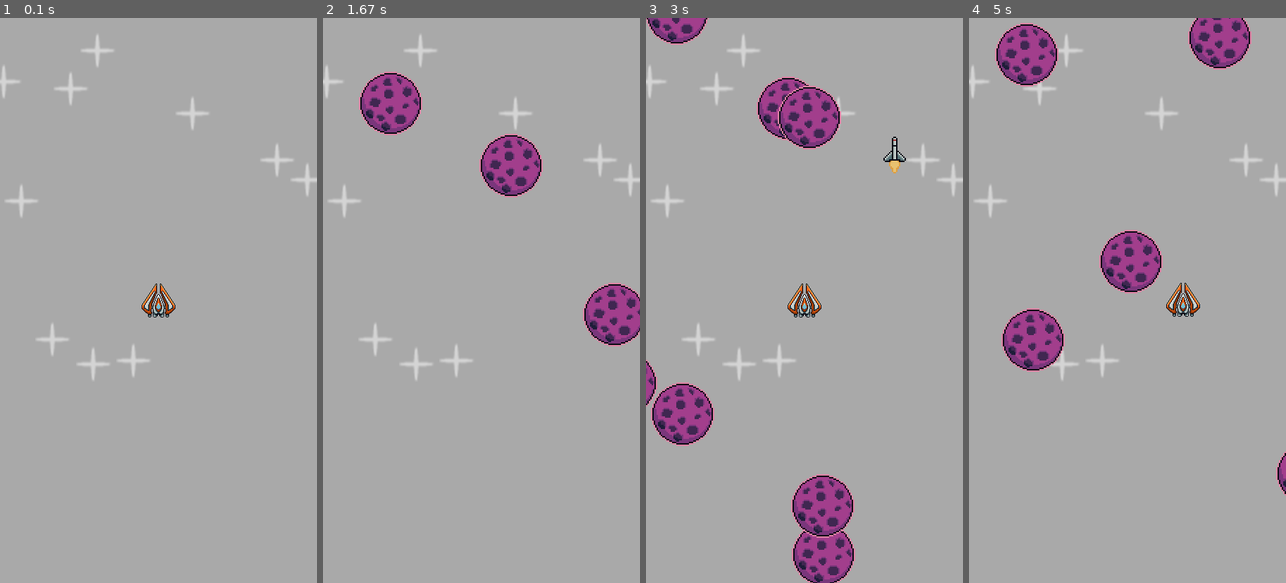
Above: before the commit, frames 1-4 (left to right).
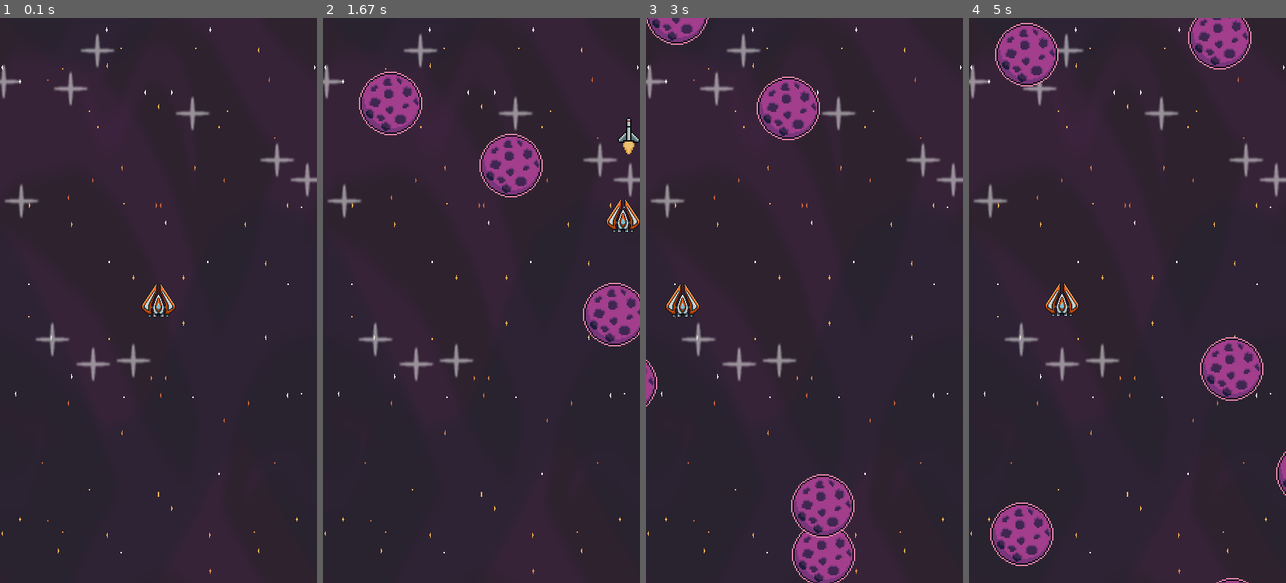
Above: after the commit, the same moments.

Repository: Eric-lab-star/pygame-space
Game: pygame game, started from source/main.py
Two runs of this game, one before a commit and one after it. Both use one fixed random seed, a clock stepped at 60 frames per second and the inputs below.
Inputs:
- Up to frame 1 (0.1 s): no input
- Up to frame 2 (1.67 s): hold D 0.33-0.8 s; hold W 0.83-1.13 s; tap Space at 0.9, 1.23, 1.53 s; hold D 1.17-1.63 s
- Up to frame 3 (3 s): hold A 1.67-2.2 s; tap Space at 1.73, 2.03, 2.3, 2.63, 2.93 s; hold S 2.23-2.53 s; hold A 2.57-2.97 s
- Up to frame 4 (5 s): hold W 3-3.37 s; tap Space at 3.07, 3.47, 3.77, 4.13, 4.53, 4.83 s; hold D 3.4-4.03 s; hold S 4.07-4.43 s; hold A 4.47-4.93 s; hold D from 4.97 s (still down)

The runs differ from the first frame. In frame 1, 100% of the frame differs, in the area x 0-100%, y 0-100%; in frame 2, 95%; in frame 3, 95%; in frame 4, 97%.

Commit message:
half_game

Diff:
--- a/source/entity/__init__.py
+++ b/source/entity/__init__.py
@@ -3,5 +3,6 @@
 from .meteor import Meteor
 from .laser import Laser
 from .entity_option import EntityOptions
+from .bg import Background
 
 __all__ = ["Star", "Player", "Meteor", "Laser"]
--- /dev/null
+++ b/source/entity/bg.py
@@ -0,0 +1,31 @@
+from os import path
+from typing import ClassVar, Unpack
+import pygame
+
+from .entity_option import EntityOptions
+
+
+class Background(pygame.sprite.Sprite):
+    surf: pygame.surface.Surface
+    path = path.join("images", "starry_background.png")
+    group: ClassVar[pygame.sprite.Group]
+    w: int
+    h: int
+
+    @classmethod
+    def config(cls, **opts: Unpack[EntityOptions]):
+        cls.surf = pygame.transform.scale(
+            pygame.image.load(cls.path).convert_alpha(), (opts["width"], opts["height"])
+        )
+        cls.group: pygame.sprite.Group = opts["group"]
+        cls.w = opts["width"]
+        cls.h = opts["height"]
+
+    def __init__(self):
+        super().__init__(Background.group)
+        self.image: pygame.surface.Surface = Background.surf
+        self.rect = self.image.get_frect(center=(Background.w / 2, Background.h / 2))
+
+    def update(self, dt):
+        self.image
+        self.rect
--- a/source/entity/player.py
+++ b/source/entity/player.py
@@ -23,7 +23,7 @@
         cls.surf = pygame.image.load(cls.path).convert_alpha()
         cls._configured = True
 
-    def __init__(self):
+    def __init__(self, screen_rect):
         if not Player._configured:
             raise RuntimeError("must call Player.config() ")
         super().__init__(Player.group)
@@ -36,6 +36,7 @@
         self.can_shoot = True
         self.laser_time = 0
         self.laser_cooldown = 500
+        self.screen = screen_rect
 
     def laser_timer(self):
         if not self.can_shoot:
@@ -60,3 +61,4 @@
             self.direction = self.direction.normalize()
         self.rect.center += self.direction * self.speed * dt
         self.handle_laser()
+        self.rect.clamp_ip(self.screen)
--- a/source/main.py
+++ b/source/main.py
@@ -1,21 +1,15 @@
 import pygame
 from entity import Star, Player, Meteor
 from entity.laser import Laser
+from entity import Background
+
+WINDOW_WIDTH, WINDOW_HEIGHT = 9 * 50, 16 * 50
+all_sprites = pygame.sprite.Group()
+meteor_sprites = pygame.sprite.Group()
+laser_sprites = pygame.sprite.Group()
 
 
-def main():
-    running = True
-    clock = pygame.time.Clock()
-    pygame.init()
-
-    WINDOW_WIDTH, WINDOW_HEIGHT = 9* 50, 16 * 50
-    display_surface = pygame.display.set_mode((WINDOW_WIDTH, WINDOW_HEIGHT))
-
-    pygame.display.set_caption("Space Shooter")
-
-    all_sprites = pygame.sprite.Group()
-    meteor_sprites = pygame.sprite.Group()
-    laser_sprites = pygame.sprite.Group()
+def config_entities():
 
     options = {
         "width": WINDOW_WIDTH,
@@ -24,30 +18,35 @@
     }
 
     meteor_options = {
-        "width": WINDOW_WIDTH,
-        "height": WINDOW_HEIGHT,
+        **options,
         "group": (all_sprites, meteor_sprites),
     }
 
-    player_options = {
-        "width": WINDOW_WIDTH,
-        "height": WINDOW_HEIGHT,
-        "group": all_sprites,
-    }
-
     laser_options = {
-        "width": WINDOW_WIDTH,
-        "height": WINDOW_HEIGHT,
+        **options,
         "group": (all_sprites, laser_sprites),
     }
 
+    Background.config(**options)
     Star.config(**options)
-    Player.config(**player_options)
+    Player.config(**options)
     Meteor.config(**meteor_options)
     Laser.config(**laser_options)
+
+
+def main():
+    running = True
+    clock = pygame.time.Clock()
+    pygame.init()
+
+    display_surface = pygame.display.set_mode((WINDOW_WIDTH, WINDOW_HEIGHT))
+
+    pygame.display.set_caption("Space Shooter")
+    config_entities()
+
+    Background()
     Star.create(10)
-
-    Player()
+    Player(display_surface.get_rect())
 
     # custom meteor event
     meteor_event = pygame.event.custom_type()
@@ -65,7 +64,6 @@
         all_sprites.update(dt)
 
         # draw bg
-        display_surface.fill("darkgray")
 
         # draw
         all_sprites.draw(display_surface)
Binary file added: images/starry_background.png
